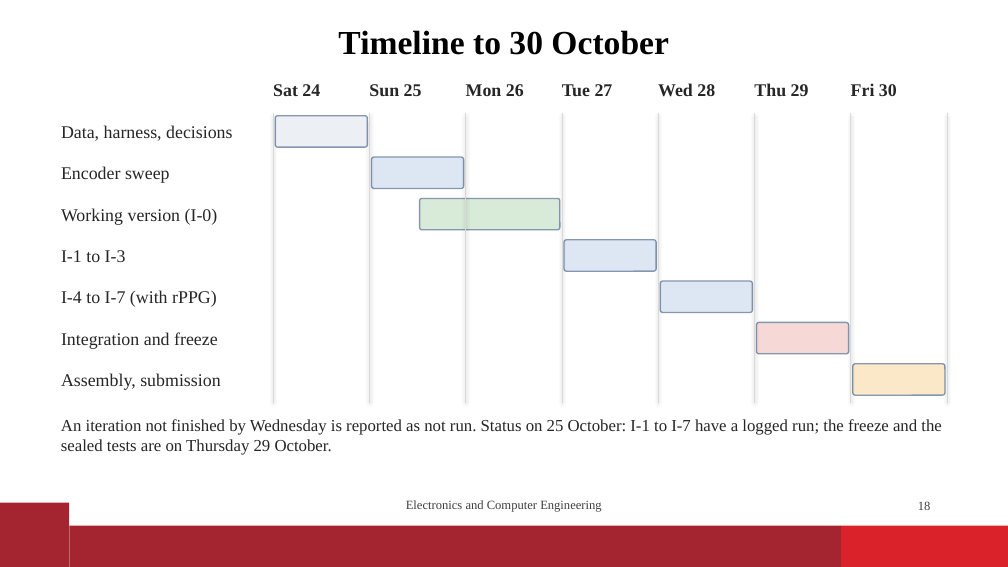
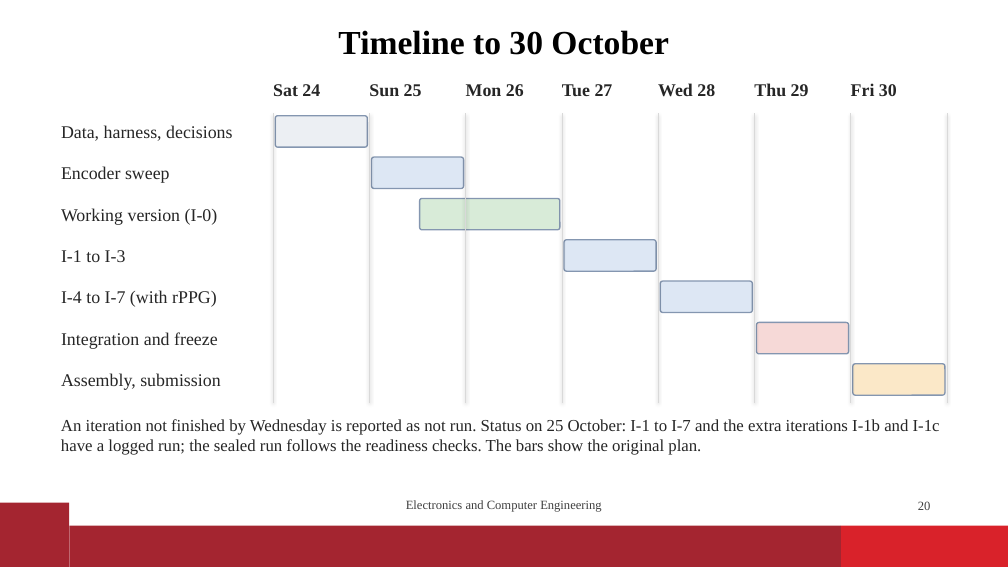
Before and after one commit to vaibhavshiroorkar/deepfake-detection, a slide deck: slide 20 of slides/DeepFake_Detection_Presentation.pptx (slide 18 before the commit). Drawn at 1008x567 pixels with LibreOffice and Linux fonts; fonts in the diff are those of the drawing; background and template pictures are left out. Boxes give left, top, right and bottom in pixels: in the first picture for what was removed or moved away, otherwise in the second. Text is boxed around its words. In the diff, an @@ line names an element or a change of style, - is before the commit and + after.

Commit message:
paper,report,slides: I-1b, I-1c, E-013b baseline, three tests with robustness line, M-005; figures fig03, fig04, fig08 updated; readiness tools

```diff
--- a/slides/DeepFake_Detection_Presentation.pptx
+++ b/slides/DeepFake_Detection_Presentation.pptx
@@ text at box(61, 419, 940, 455): text changed @@
-An iteration not finished by Wednesday is reported as not run. Status on 25 October: I-1 to I-7 have a logged run; the freeze and the sealed tests are on Thursday 29 October.
+An iteration not finished by Wednesday is reported as not run. Status on 25 October: I-1 to I-7 and the extra iterations I-1b and I-1c have a logged run; the sealed run follows the readiness checks. The bars show the original plan.
@@ page number at box(918, 501, 931, 510): text changed @@
-18
+20
```
Also in this commit, not shown: 7 other slides changed, 2 slides added, 25 other files.
